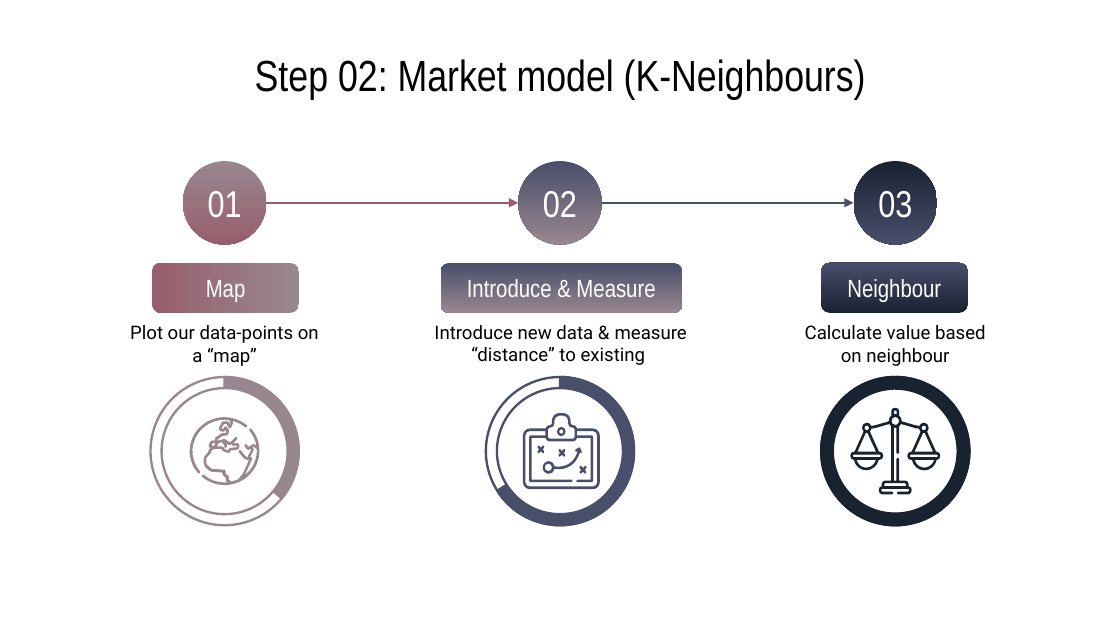
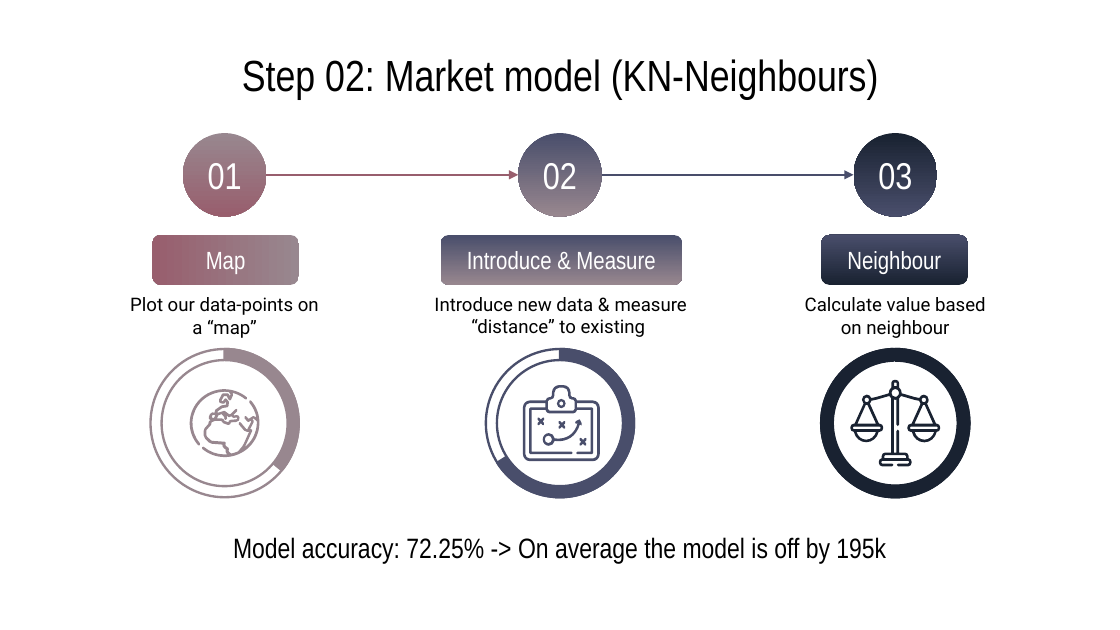
Before and after one commit to LucasTrost/Ironhack-MidBootProject, a slide deck: slide 4 of MidBootProj-Slides-Lucas.pptx. Drawn at 1120x630 pixels with LibreOffice and Linux fonts; fonts in the diff are those of the drawing. Boxes give left, top, right and bottom in pixels: in the first picture for what was removed or moved away, otherwise in the second. Text is boxed around its words. In the diff, an @@ line names an element or a change of style, - is before the commit and + after.

```diff
--- a/MidBootProj-Slides-Lucas.pptx
+++ b/MidBootProj-Slides-Lucas.pptx
@@ title at [242,59,879,99]: text changed @@
-Step 02: Market model (K-Neighbours)
+Step 02: Market model (KN-Neighbours)
@@ 8 freeform shapes, 3 rounded rectangles, 3 ellipses, 3 texts, 3 donuts, 3 arch (boxed as its full ring)s, 2 arrows: place and size @@
-8 freeform shapes, 3 rounded rectangles, 3 ellipses, 3 texts, 3 donuts, 3 arch (boxed as its full ring)s, 2 arrows at [130,161,986,525]
+8 freeform shapes, 3 rounded rectangles, 3 ellipses, 3 texts, 3 donuts, 3 arch (boxed as its full ring)s, 2 arrows at [130,133,986,497]
@@ title added at [233,537,886,564], 18 pt, text #000000 @@
+Model accuracy: 72.25% -> On average the model is off by 195k
```
Also in this commit, not shown: 2 other slides changed, 1 slide added.
